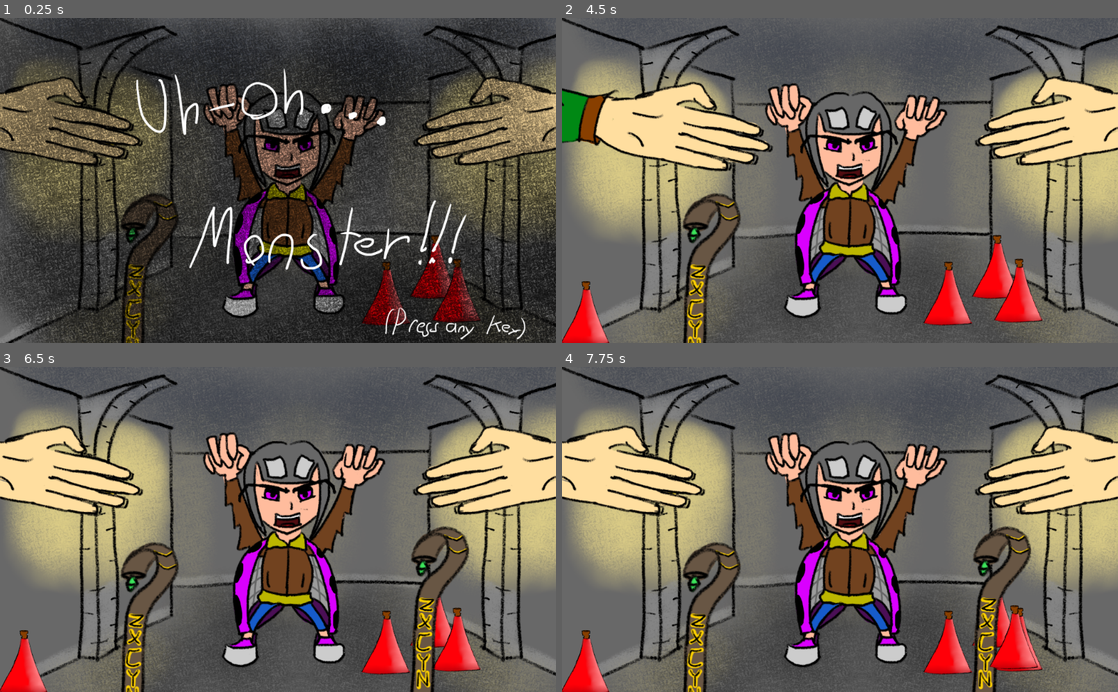
Above: before the commit, frames 1-4 (two rows, left to right).
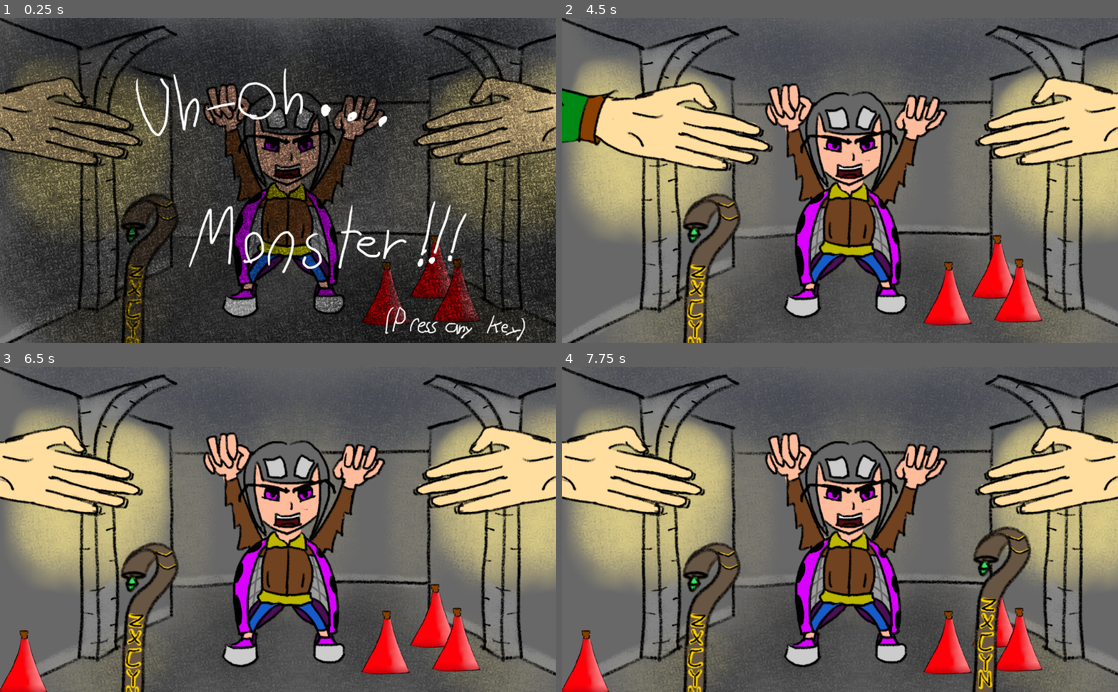
Above: after the commit, the same moments.

Repository: HumbleSolipsist/gmtk-hand-game
Game: Godot game, scene res://World.tscn
Two runs of this game, one before a commit and one after it. Both use one fixed random seed, a clock stepped at 60 frames per second and the inputs below.
Inputs (mouse positions are in pixels of both pictures, inside the frame that each line leads up to):
- Up to frame 1 (0.25 s): no input
- Up to frame 2 (4.5 s): tap Enter at 0.5, 2, 3.5 s; move the mouse to (962, 164) at 0.52 s; click (962, 164) at 0.67 s; tap Space at 1.25, 2.75, 4.25 s; move the mouse to (728, 196) at 1.27 s; click (728, 196) at 1.42 s; move the mouse to (895, 109) at 2.02 s; click (895, 109) at 2.17 s; move the mouse to (812, 245) at 2.77 s; click (812, 245) at 2.92 s; move the mouse to (1006, 229) at 3.52 s; click (1006, 229) at 3.67 s; move the mouse to (673, 131) at 4.27 s; click (673, 131) at 4.42 s
- Up to frame 3 (6.5 s): move the mouse to (305, 529) at 5.02 s; click (305, 529) at 5.17 s; move the mouse to (194, 448) at 5.77 s; click (194, 448) at 5.92 s
- Up to frame 4 (7.75 s): move the mouse to (962, 513) at 6.52 s; click (962, 513) at 6.67 s; move the mouse to (728, 545) at 7.27 s; click (728, 545) at 7.42 s

The runs differ from the first frame. In frame 1, 2.8% of the frame differs, in the area x 24-95%, y 15-100%; in frame 2, 0.8%; in frame 3, 2.6%; in frame 4, 0.5%.

Commit message:
Slow down item spawn when more items are in the game.

Diff:
--- a/World.gd
+++ b/World.gd
@@ -1,10 +1,13 @@
 extends Node2D
 
-const staff_gap = 5.0
-const potion_gap = 3.0
+const staff_gap = 3.0
+const potion_gap = 1.0
 
 onready var time_to_staff = staff_gap
 onready var time_to_potion = potion_gap
+
+var potion_count = 0
+var staff_count = 0
 
 # Called when the node enters the scene tree for the first time.
 func _ready():
@@ -22,10 +25,10 @@
 	return new_item
 
 func _physics_process(delta):
-	if get_node("/root/world").has_node("opening_screen") or get_node("/root/world/end_screen").visible:
+	if self.has_node("opening_screen") or get_node("/root/world/end_screen").visible:
 		return
-	time_to_potion -= delta
-	time_to_staff -= delta
+	time_to_potion -= delta / (potion_count + 1)
+	time_to_staff -= delta / (staff_count + 1)
 	if (time_to_potion <= 0):
 		time_to_potion += potion_gap
 		self.make_new_item("res://potion.tscn")
--- a/World.tscn
+++ b/World.tscn
@@ -152,13 +152,13 @@
 [node name="slide1" type="AnimatedSprite" parent="opening_screen"]
 visible = false
 frames = SubResource( 5 )
+frame = 1
 playing = true
 centered = false
 
 [node name="slide2" type="AnimatedSprite" parent="opening_screen"]
 visible = false
 frames = SubResource( 6 )
-frame = 2
 playing = true
 centered = false
 
@@ -176,7 +176,7 @@
 
 [node name="slide" type="AnimatedSprite" parent="end_screen"]
 frames = SubResource( 8 )
-frame = 1
+frame = 2
 playing = true
 centered = false
 
--- a/plank.gd
+++ b/plank.gd
@@ -3,9 +3,11 @@
 var held_by = null
 var hit_count = 0
 
+onready var parent = get_node("..")
+
 # Called when the node enters the scene tree for the first time.
 func _ready():
-	pass # Replace with function body.
+	parent.staff_count += 1
 
 # Called every frame. 'delta' is the elapsed time since the previous frame.
 #func _process(delta):
@@ -29,6 +31,7 @@
 	$shatter_sound.play()
 	self.z_index = 0
 	self.start_despawn_timer()
+	parent.staff_count -= 1
 
 func hit(enemy):
 	$door_hit_sound.play()
--- a/potion.gd
+++ b/potion.gd
@@ -2,13 +2,10 @@
 
 var held_by
 
-# Called when the node enters the scene tree for the first time.
+onready var parent = get_node("..")
+
 func _ready():
-	pass # Replace with function body.
-
-# Called every frame. 'delta' is the elapsed time since the previous frame.
-#func _process(delta):
-#	pass
+	parent.potion_count += 1
 
 func hand_over(hand):
 	hand.try_grab(self)
@@ -26,6 +23,7 @@
 	$shatter_sound.play()
 	self.set_deferred('z_index', 0)
 	self.start_despawn_timer()
+	parent.potion_count -= 1
 
 func hit(enemy):
 	self.shatter()
